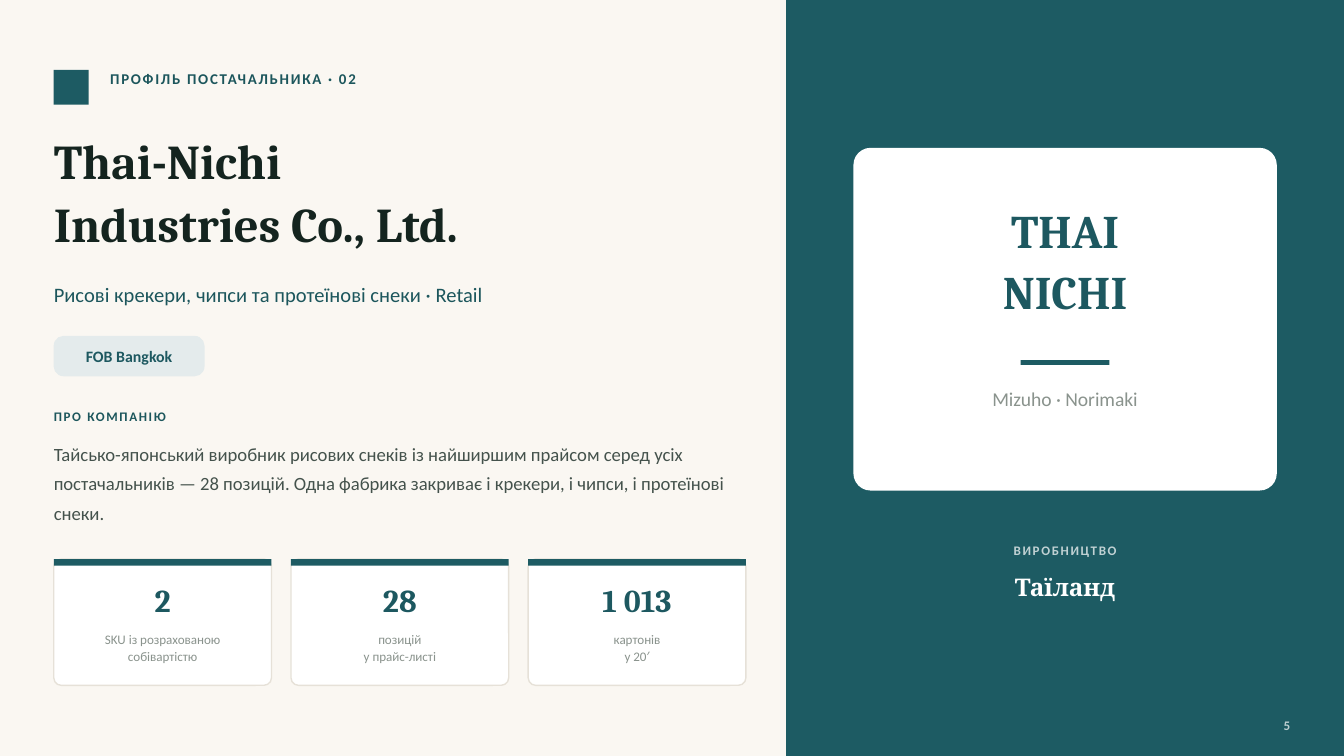
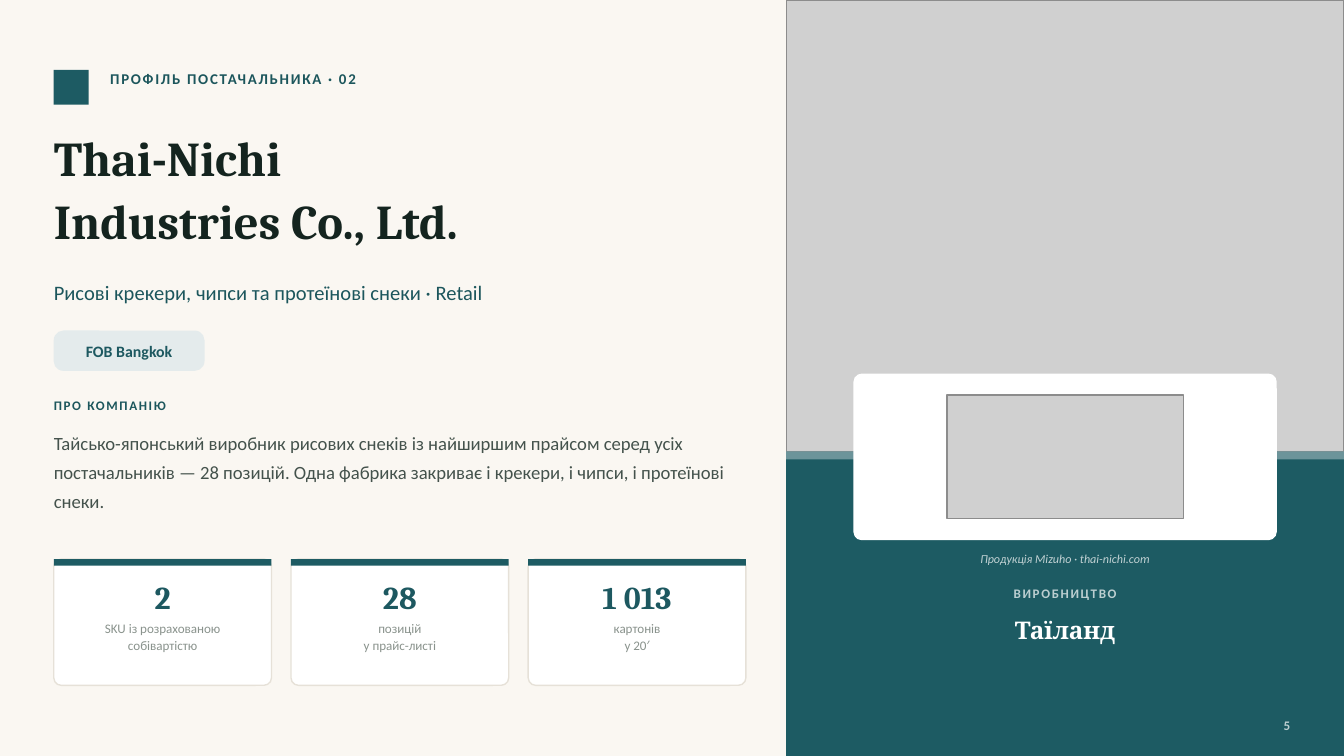
Before and after one commit to IllyaChaplygin/Chaplygin-Illya, a slide deck: slide 5 of presentation/Постачальники_снеків_собівартість.pptx. Drawn at 1344x756 pixels with LibreOffice and Linux fonts; fonts in the diff are those of the drawing; grey boxes stand for pictures. Boxes give left, top, right and bottom in pixels: in the first picture for what was removed or moved away, otherwise in the second. Text is boxed around its words. In the diff, an @@ line names an element or a change of style, - is before the commit and + after.

```diff
--- a/presentation/Постачальники_снеків_собівартість.pptx
+++ b/presentation/Постачальники_снеків_собівартість.pptx
@@ picture added at box(786, 0, 1344, 452) @@
@@ text removed at box(1003, 216, 1128, 310) @@
-THAI
-NICHI
@@ text "FOB Bangkok": place and size @@
-text "FOB Bangkok" at box(86, 351, 172, 365)
+text "FOB Bangkok" at box(86, 346, 172, 360)
@@ rounded rectangle: place and size @@
-rounded rectangle at box(54, 336, 204, 376)
+rounded rectangle at box(54, 331, 204, 371)
@@ rounded rectangle: place and size @@
-rounded rectangle at box(853, 148, 1277, 491)
+rounded rectangle at box(853, 374, 1277, 540)
@@ rectangle removed at box(1020, 360, 1109, 366) @@
@@ picture added at box(948, 395, 1184, 519) @@
@@ text removed at box(992, 392, 1137, 406) @@
-Mizuho · Norimaki
@@ text "Тайсько-японський виробник рисових снеків із ...": place and size @@
-text "Тайсько-японський виробник рисових снеків із ..." at box(54, 448, 724, 520)
+text "Тайсько-японський виробник рисових снеків із ..." at box(54, 437, 724, 508)
@@ text "Тайсько-японський виробник рисових снеків із ..." at box(54, 437, 724, 508): line spacing 1.32 to 1.3 @@
@@ rectangle added at box(786, 452, 1344, 460), fill #6C949A @@
@@ text added at box(980, 554, 1150, 565), 6.5 pt, text #C0D1D3, italic @@
+Продукція Mizuho · thai-nichi.com
@@ text "ВИРОБНИЦТВО": place and size @@
-text "ВИРОБНИЦТВО" at box(1014, 546, 1117, 557)
+text "ВИРОБНИЦТВО" at box(1014, 589, 1117, 600)
@@ text "ВИРОБНИЦТВО" at box(1014, 589, 1117, 600): text colour #C0D1D3 to #BBCED0 @@
@@ 4 texts: place and size @@
-4 texts at box(54, 412, 661, 663)
+4 texts at box(54, 401, 661, 652)
@@ line spacing 1.14 to 1.12 in 3 elements at box(105, 624, 220, 652), box(364, 624, 436, 652), box(614, 624, 661, 652) @@
@@ text "Таїланд": place and size @@
-text "Таїланд" at box(1015, 578, 1116, 601)
+text "Таїланд" at box(1015, 621, 1116, 644)
```
Also in this commit, not shown: 3 other slides changed, 15 other files.
